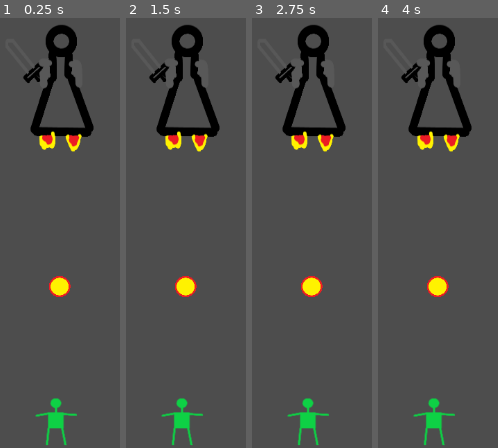
Above: before the commit, frames 1-4 (left to right).
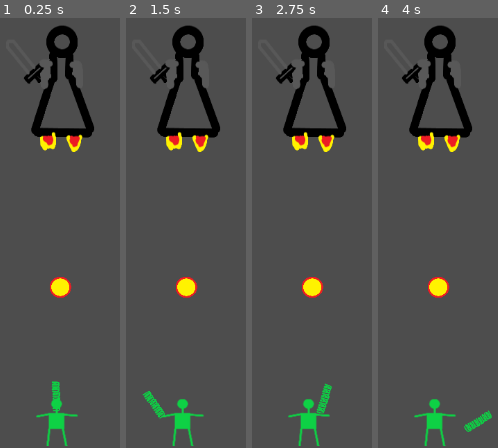
Above: after the commit, the same moments.

Repository: Shalkka/hosenoler
Game: Godot game, scene res://skypew.tscn
Two runs of this game, one before a commit and one after it. Both use one fixed random seed, a clock stepped at 60 frames per second and the inputs below. Before the commit the project has no main scene; this scene is started directly in both runs.
Inputs (mouse positions are in pixels of both pictures, inside the frame that each line leads up to):
- Up to frame 1 (0.25 s): no input
- Up to frame 2 (1.5 s): tap Enter at 0.5 s; move the mouse to (outside the picture) at 0.52 s; click (outside the picture) at 0.67 s; tap Space at 1.25 s; move the mouse to (outside the picture) at 1.27 s; click (outside the picture) at 1.42 s
- Up to frame 3 (2.75 s): tap Enter at 2 s; move the mouse to (outside the picture) at 2.02 s; click (outside the picture) at 2.17 s
- Up to frame 4 (4 s): tap Space at 2.75 s; move the mouse to (422, 314) at 2.77 s; click (422, 314) at 2.92 s; tap Enter at 3.5 s; move the mouse to (outside the picture) at 3.52 s; click (outside the picture) at 3.67 s

The runs differ from the first frame. In frame 1, 2.7% of the frame differs, in the area x 19-79%, y 1-100%; in frame 2, 2.8%; in frame 3, 2.8%; in frame 4, 2.9%, in the area x 19-95%, y 1-100%.
Error after the commit: Invalid access to property or key 'position' on a base object of type 'InputEventKey'. (res://overall.gd:20)

Commit message:
turn barrel

Diff:
--- /dev/null
+++ b/barrel.gd
@@ -0,0 +1,15 @@
+extends Node2D
+
+var pointy=0
+# Called when the node enters the scene tree for the first time.
+func _ready():
+	pass # Replace with function body.
+
+
+# Called every frame. 'delta' is the elapsed time since the previous frame.
+func _process(delta):
+	pass
+
+
+func Reorient(angle):
+	rotation_degrees=angle
--- /dev/null
+++ b/overall.gd
@@ -0,0 +1,23 @@
+extends Node2D
+
+var aimer
+# Called when the node enters the scene tree for the first time.
+func _ready():
+	aimer=get_node("Hunter").get_node("Barrel")
+	pass # Replace with function body.
+
+
+# Called every frame. 'delta' is the elapsed time since the previous frame.
+func _process(delta):
+	pass
+
+func _input(event):
+	   # Mouse in viewport coordinates.
+	if event is InputEventMouseButton:
+		print("Mouse Click/Unclick at: ", event.position)
+	elif event is InputEventMouseMotion:
+		print("Mouse Motion at: ", event.position)
+	var vinks=((event.position.angle_to_point(aimer.global_position)/(2*PI))*360.0)-90.0
+	print("winks",vinks)
+	aimer.Reorient(vinks)
+   # Print the size of the viewport.
--- a/project.godot
+++ b/project.godot
@@ -11,5 +11,6 @@
 [application]
 
 config/name="VuononKolottaja"
+run/main_scene="res://skypew.tscn"
 config/features=PackedStringArray("4.2", "Forward Plus")
 config/icon="res://icon.svg"
--- a/skypew.tscn
+++ b/skypew.tscn
@@ -1,9 +1,12 @@
-[gd_scene load_steps=9 format=3 uid="uid://bn34bqg2beori"]
+[gd_scene load_steps=13 format=3 uid="uid://bn34bqg2beori"]
 
+[ext_resource type="Script" path="res://overall.gd" id="1_0qc5w"]
 [ext_resource type="Texture2D" uid="uid://c75bmjiheesqs" path="res://stick_holder_sized.png" id="1_m34u3"]
 [ext_resource type="Script" path="res://shooty.gd" id="2_hitf5"]
 [ext_resource type="Script" path="res://spread_bullet.gd" id="3_lr551"]
+[ext_resource type="Script" path="res://barrel.gd" id="4_spmbg"]
 [ext_resource type="Texture2D" uid="uid://d338uqbbjvyls" path="res://bullet.png" id="4_x80q6"]
+[ext_resource type="Texture2D" uid="uid://fartntc1bxxd" path="res://coil.png" id="5_hgd56"]
 [ext_resource type="Texture2D" uid="uid://7bbbsxtj3hl7" path="res://jetblade.png" id="5_vonbh"]
 
 [sub_resource type="SpriteFrames" id="SpriteFrames_c0cbh"]
@@ -11,6 +14,17 @@
 "frames": [{
 "duration": 1.0,
 "texture": ExtResource("1_m34u3")
+}],
+"loop": true,
+"name": &"default",
+"speed": 5.0
+}]
+
+[sub_resource type="SpriteFrames" id="SpriteFrames_eosl6"]
+animations = [{
+"frames": [{
+"duration": 1.0,
+"texture": ExtResource("5_hgd56")
 }],
 "loop": true,
 "name": &"default",
@@ -40,14 +54,24 @@
 }]
 
 [node name="skypew" type="Node2D"]
+position = Vector2(1, 1)
+script = ExtResource("1_0qc5w")
 
-[node name="Node2D" type="Node2D" parent="."]
+[node name="Hunter" type="Node2D" parent="."]
 position = Vector2(534, 646)
 
-[node name="AnimatedSprite2D" type="AnimatedSprite2D" parent="Node2D"]
+[node name="AnimatedSprite2D" type="AnimatedSprite2D" parent="Hunter"]
 position = Vector2(1, -36)
 sprite_frames = SubResource("SpriteFrames_c0cbh")
 script = ExtResource("2_hitf5")
+
+[node name="Barrel" type="Node2D" parent="Hunter"]
+script = ExtResource("4_spmbg")
+
+[node name="AnimatedSprite2D" type="AnimatedSprite2D" parent="Hunter/Barrel"]
+position = Vector2(0, -73)
+scale = Vector2(0.332787, 0.332787)
+sprite_frames = SubResource("SpriteFrames_eosl6")
 
 [node name="BulletStack" type="Node2D" parent="."]
 position = Vector2(540, 415)
Binary file added: coil.png
Not shown, added: coil.png.import
